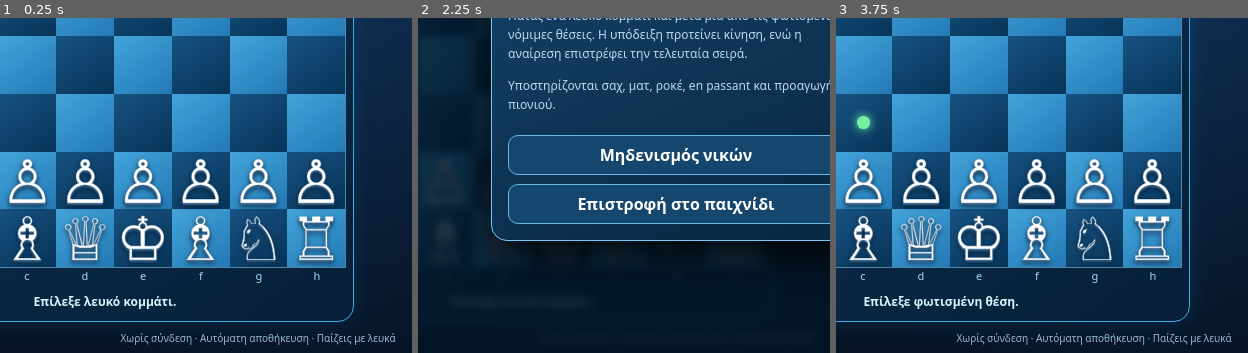
Above: before the commit, frames 1-3 (left to right).
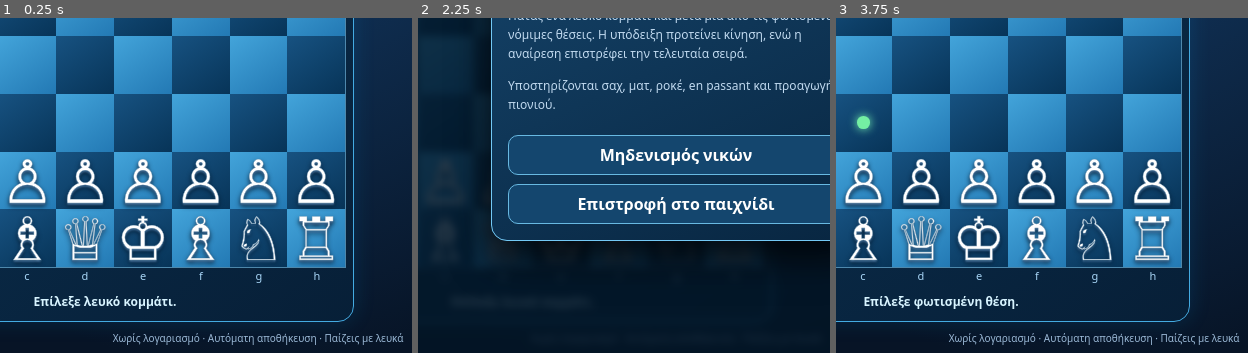
Above: after the commit, the same moments.

Repository: seemsfunny21/chessfunny
Game: browser game, page index.html
The game is run twice, just before and just after one commit, with the same random seed, the same clock (stepped at 60 frames per second) and the same inputs.
Inputs:
- Up to frame 1 (0.25 s): no input
- Up to frame 2 (2.25 s): click "♞" at 1.27 s; click "d3 κενό" at 1.87 s; click "⚙" at 2.02 s
- Up to frame 3 (3.75 s): click "Επιστροφή στο παιχνίδι" at 2.47 s; click "a5 κενό" at 3.07 s; click "♘" at 3.67 s
The pictures show only the part of the screen within x 19-69%, y 50-100%; the shares and areas given below are measured in that part.

The runs differ from the first frame. In frame 1, 1.0% of the frame differs, in the area x 27-99%, y 94-98%; in frame 2, less than 0.1%; in frame 3, 1.0%.

Commit message:
Polish ChessFunny PWA manifest, wording and score-safe undo

Diff:
--- a/index.html
+++ b/index.html
@@ -1,4 +1,4 @@
-<!doctype html><html lang="el"><head><meta charset="utf-8">< …(219 unchanged characters)… href="./icon.svg" type="image/svg+xml"><style>
+<!doctype html><html lang="el"><head><meta charset="utf-8">< …(219 unchanged characters)… href="./icon.svg" type="image/svg+xml"><link rel="manifest" href="./manifest.webmanifest"><style>
 :root{color-scheme:dark;font-family:system-ui,-apple-system,Segoe UI,Roboto,sans-serif}
 *{box-sizing:border-box}html,body{margin:0;min-height:100%;background:#071426;color:#edf9ff}
 body{background:radial-gradient(ellipse at top,#17477a,#071426 65%)}
@@ -47,7 +47,7 @@
 <div class="board-grid"><div class="ranks"><span>8</span><span>7</span><span>6</span><span>5</span><span>4</span><span> …(259 unchanged characters)…
 <div id="status" class="status" role="status" aria-live="polite">Παίζεις με τα λευκά.</div></section>
 <section class="controls"><div class="stats"><div class="pill turn" id="turn">♙ Η σειρά σου</div><div class="pill" id="wins">🏆 Νίκες 0–0</div></div>
-<div class="buttons"><button id="undo" aria-label="Αναίρεση" …(224 unchanged characters)… v></section></div><p class="foot">Χωρίς σύνδεση · Αυτόματη αποθήκευση · Παίζεις με λευκά</p></main>
+<div class="buttons"><button id="undo" aria-label="Αναίρεση" …(224 unchanged characters)… v></section></div><p class="foot">Χωρίς λογαριασμό · Αυτόματη αποθήκευση · Παίζεις με λευκά</p></main>
 <div class="overlay" id="settings" hidden><div class="dialog" role="dialog" aria-modal="true" aria-label="Ρυθμίσεις"><h …(583 unchanged characters)…
 <div class="overlay" id="promotion" hidden><div class="dialog" role="dialog" aria-modal="true"><h2>Προαγωγή πιονιού</h2><div id="promotionButtons" class="promotion"></div></div></div>
 <script src="./engine.js?v=1"></script>
@@ -79,7 +79,7 @@
 if(game.b[i]&&E.side(game.b[i])==='w'){selected=i;targets=E.legal(game).filter(m=>m.from===i);notice=targets.length?'Επίλεξε φωτισμένη θέση.':'Αυτό το κομμάτι δεν μπορεί να κινηθεί.';}else{selected=-1;targets=[];notice='';}draw();}
 function promote(moves){$('promotionButtons').replaceChildren();$('promotion').hidden=false;for(const m of moves){const …(268 unchanged characters)…
 function scheduleAI(){if(aiTimer!==null)clearTimeout(aiTimer);thinking=true;draw();aiTimer=setTimeout(()=>{aiTimer=null …(241 unchanged characters)…
-function undo(){if(aiTimer!==null)clearTimeout(aiTimer);aiTimer=null;thinking=false;if(!history.length)return;let x=history.pop();while(x.game.turn!== …(202 unchanged characters)…
+function undo(){if(aiTimer!==null)clearTimeout(aiTimer);aiTimer=null;thinking=false;if(!history.length)return;if(finished){const result=E.status(game),winner=result.winner;if(winner==='w'&&score.w>0)score.w--;else if(winner==='b'&&score.b>0)score.b--;else if(!winner&&score.draw>0)score.draw--;saveScore();}let x=history.pop();while(x.game.turn!== …(202 unchanged characters)…
 function hint(){if(finished||thinking||game.turn!=='w')return;const m=E.ai(game,2);if(!m)return;selected=m.from;hintFrom=m.from;targets=E.legal(game).filter(x=>x.from===m.from);notice='💡 '+E.name(m.from)+' → '+E.name(m.to);draw();}
 function reset(){if(aiTimer!==null)clearTimeout(aiTimer);aiTimer=null;game=E.start();positions=[sig(game)];history=[];last=null;selected=-1;targets=[];hintFrom=-1;notice='';thinking=false;finished=false;draw();}
 function settings(show){$('settings').hidden=!show;}
